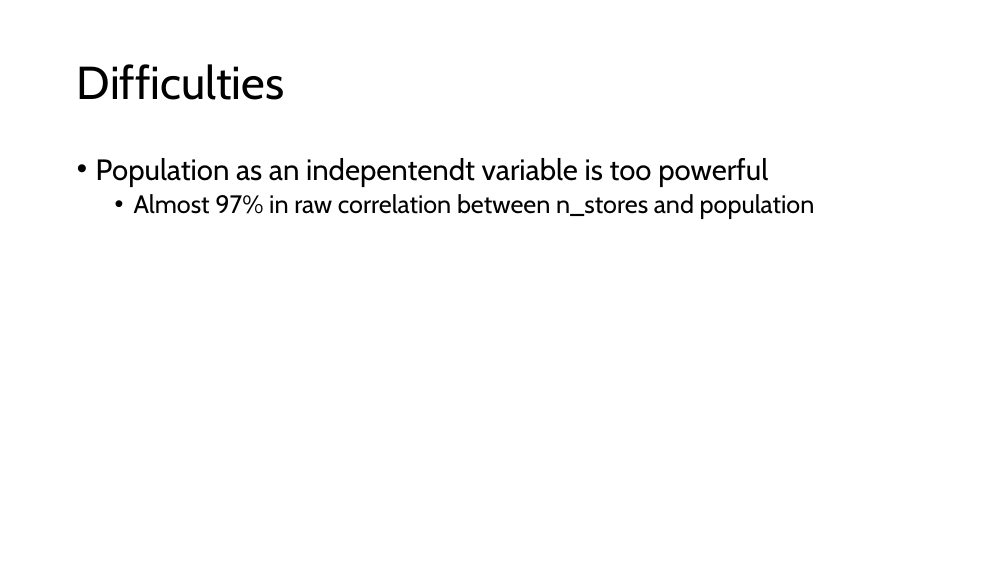
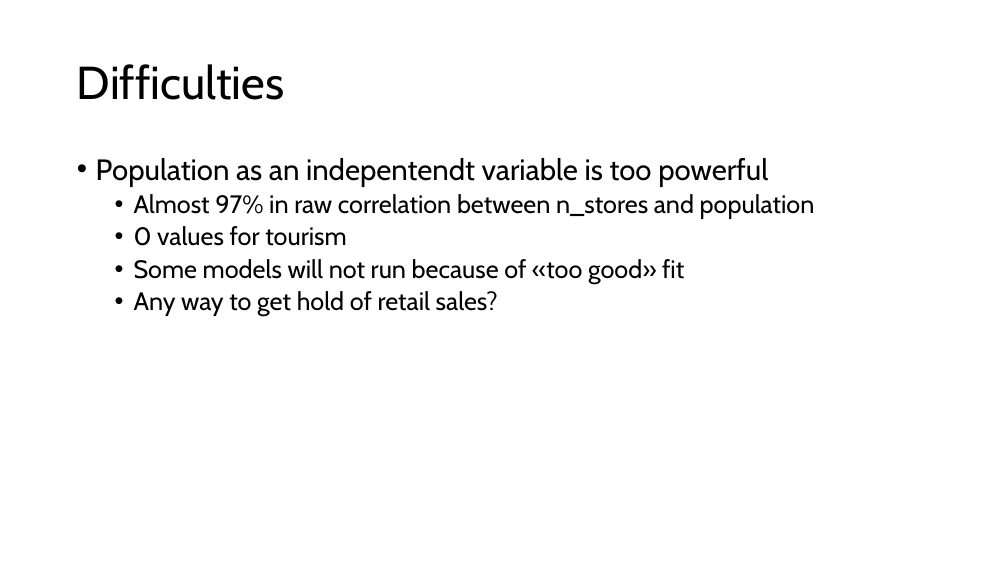
Before and after one commit to sanderseriksen/BAN440-Term-Paper, a slide deck: slide 21 of BAN440 – Term Paper Idea.pptx (slide 19 before the commit). Drawn at 1008x567 pixels with LibreOffice and Linux fonts; fonts in the diff are those of the drawing. Boxes give left, top, right and bottom in pixels: in the first picture for what was removed or moved away, otherwise in the second. Text is boxed around its words. In the diff, an @@ line names an element or a change of style, - is before the commit and + after.

```diff
--- a/BAN440 – Term Paper Idea.pptx
+++ b/BAN440 – Term Paper Idea.pptx
@@ text at [134,226,684,316]: paragraphs added @@
+  • 0 values for tourism
+  • Some models will not run because of «too good» fit
+  • Any way to get hold of retail sales?
```
Also in this commit, not shown: 3 other slides changed, 2 slides added, 3 other files.
